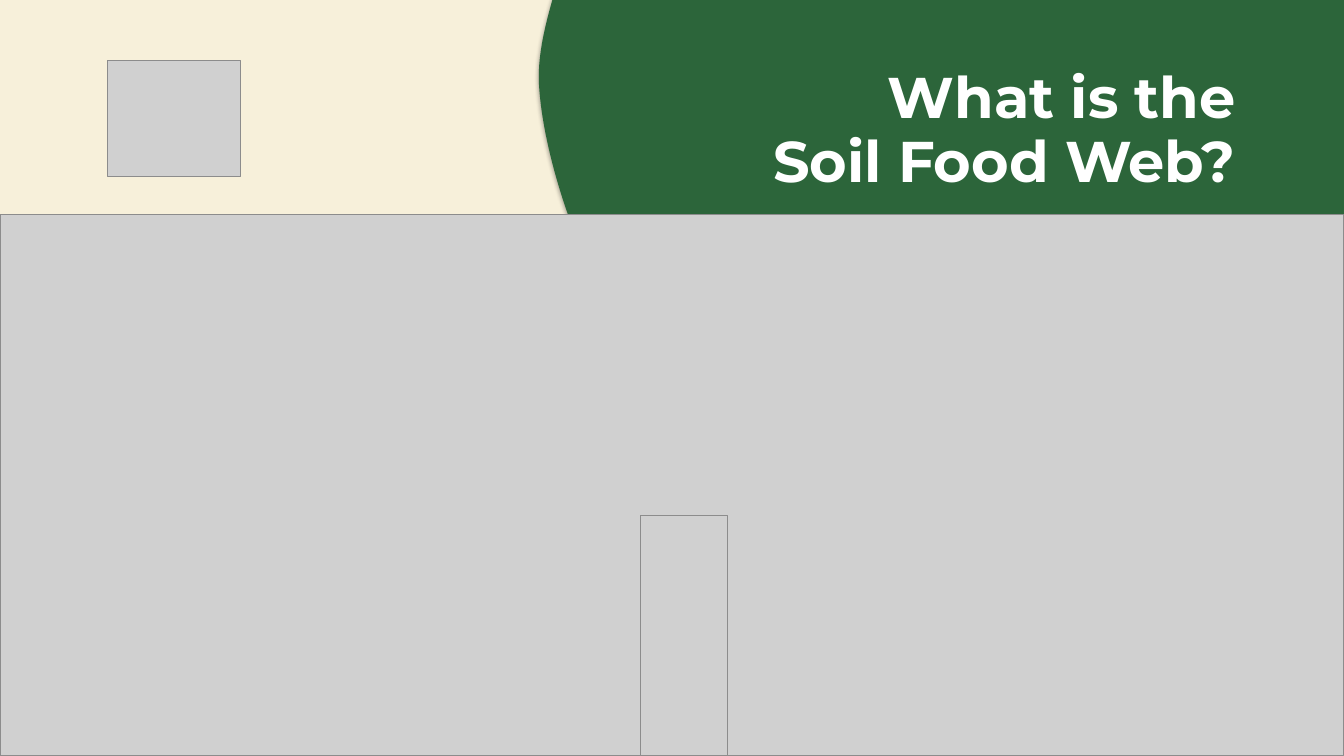
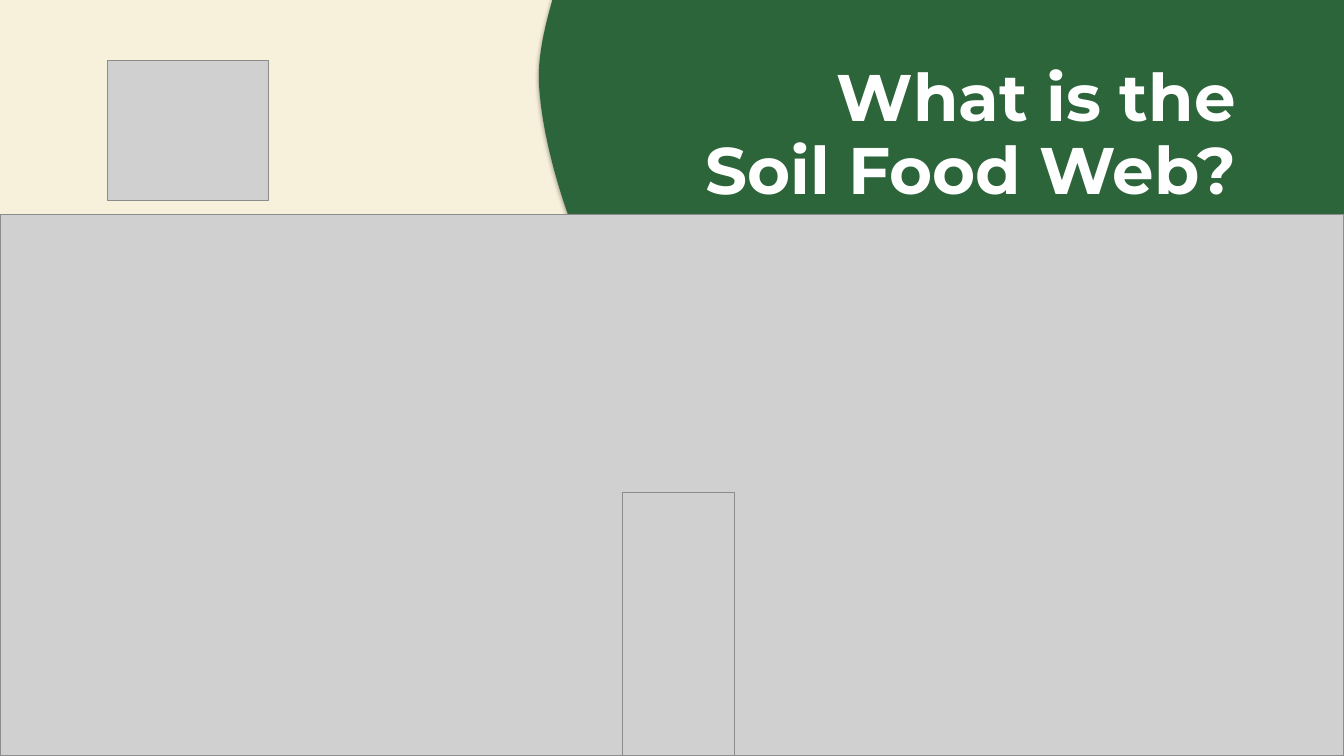
Before and after one commit to linneamoritznyc/final-SFWsite-Linnea, a slide deck: slide 1 of exports/stephanie/how-it-works/how-it-works-thumbnails.pptx. Drawn at 1344x756 pixels with LibreOffice and Linux fonts; fonts in the diff are those of the drawing; grey boxes stand for pictures. Boxes give left, top, right and bottom in pixels: in the first picture for what was removed or moved away, otherwise in the second. Text is boxed around its words. In the diff, an @@ line names an element or a change of style, - is before the commit and + after.

```diff
--- a/exports/stephanie/how-it-works/how-it-works-thumbnails.pptx
+++ b/exports/stephanie/how-it-works/how-it-works-thumbnails.pptx
@@ picture: place and size @@
-picture at (108, 60, 241, 176)
+picture at (108, 60, 269, 201)
@@ text "What is the": place and size @@
-text "What is the" at (773, 73, 1236, 183)
+text "What is the" at (705, 69, 1236, 195)
@@ text "What is the" at (705, 69, 1236, 195): size 41 to 47 pt; line spacing 46pt to 52pt @@
@@ picture: place and size @@
-picture at (640, 516, 727, 756)
+picture at (623, 493, 735, 756)
```
Also in this commit, not shown: 5 other slides changed, 7 other files.
